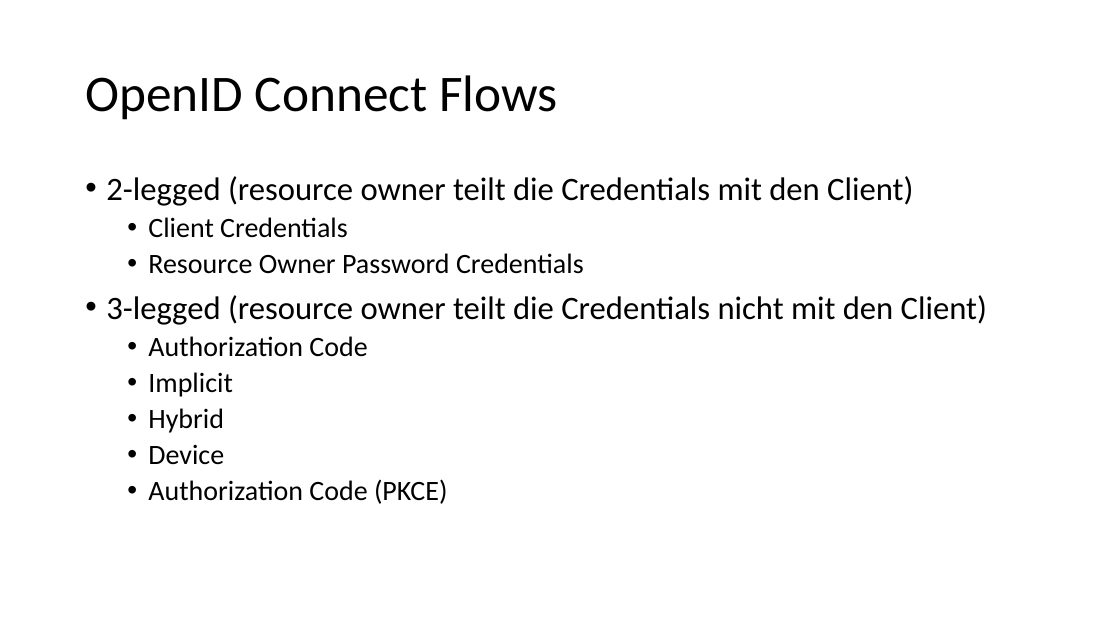
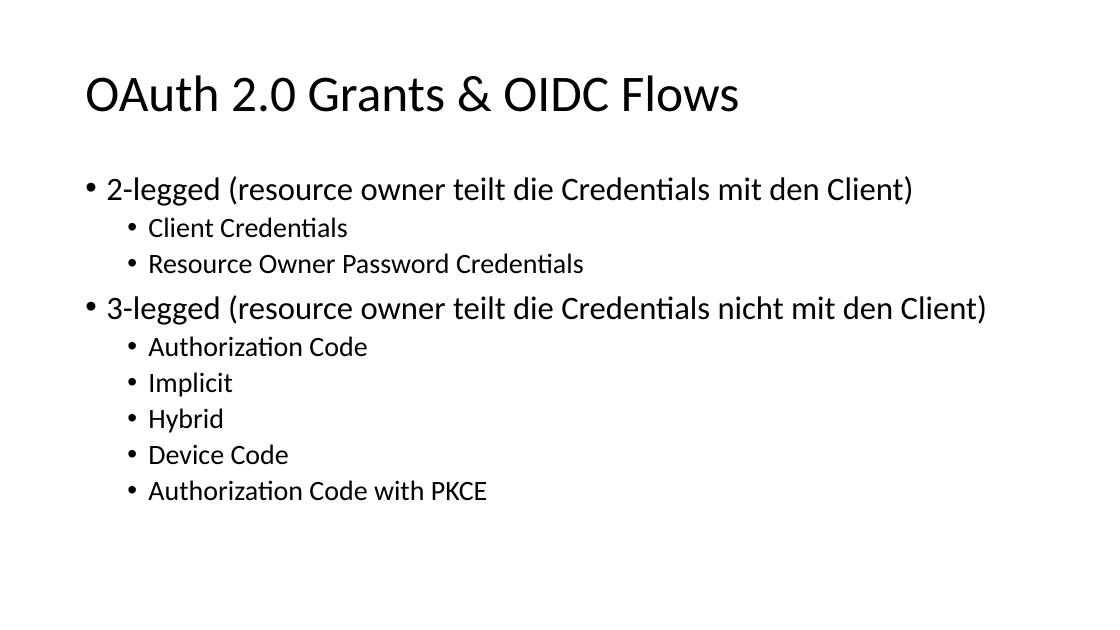
Before and after one commit to danielwagn3r/openid-workshop, a slide deck: slide 31 of OpenID Connect & OAuth.pptx (slide 29 before the commit). Drawn at 1120x630 pixels with LibreOffice and Linux fonts; fonts in the diff are those of the drawing. Boxes give left, top, right and bottom in pixels: in the first picture for what was removed or moved away, otherwise in the second. Text is boxed around its words. In the diff, an @@ line names an element or a change of style, - is before the commit and + after.

```diff
--- a/OpenID Connect & OAuth.pptx
+++ b/OpenID Connect & OAuth.pptx
@@ title at (85, 75, 740, 112): text changed @@
-OpenID Connect Flows
+OAuth 2.0 Grants & OIDC Flows
@@ text at (148, 444, 488, 501): text changed @@
-  • Device
-  • Authorization Code (PKCE)
+  • Device Code
+  • Authorization Code with PKCE
```
Also in this commit, not shown: 25 other slides changed, 3 slides added, 1 slide removed.
